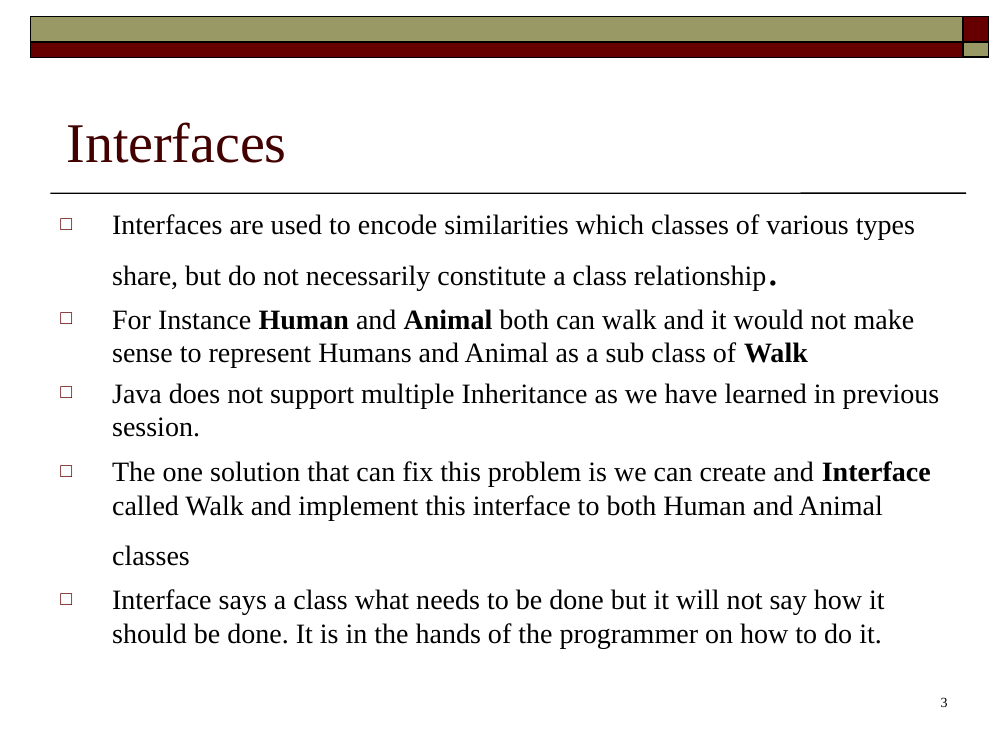
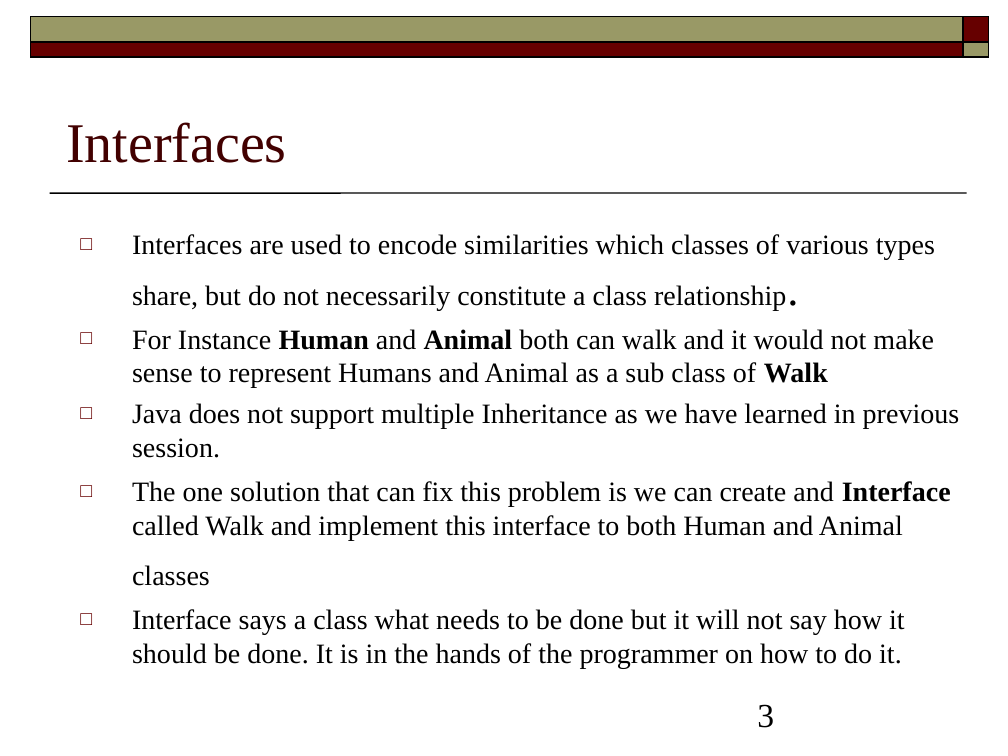
Before and after one commit to kirankomirishetty/javatrainingmaterial, a slide deck: slide 3 of Presentation/Java Session-7.1-7.2.ppt. Drawn at 1008x756 pixels with LibreOffice and Linux fonts; fonts in the diff are those of the drawing. Boxes give left, top, right and bottom in pixels: in the first picture for what was removed or moved away, otherwise in the second. Text is boxed around its words. In the diff, an @@ line names an element or a change of style, - is before the commit and + after.

Commit message:
Modified the Abstract and Interfaces presentation

```diff
--- a/Presentation/Java Session-7.1-7.2.ppt
+++ b/Presentation/Java Session-7.1-7.2.ppt
@@ text "Interfaces are used to encode ...": place and size @@
-text "Interfaces are used to encode ..." at (112,214,940,648)
+text "Interfaces are used to encode ..." at (132,234,960,669)
@@ page number at (757,704,774,728): size 10 to 24 pt; alignment right to left; indent changed @@
```
Also in this commit, not shown: 19 other slides changed, 1 slide added.
